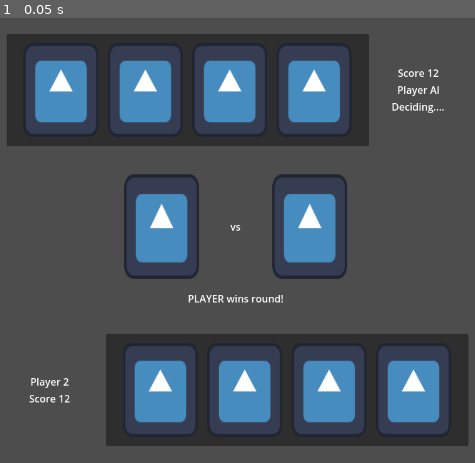
Above: before the commit, frame 1.
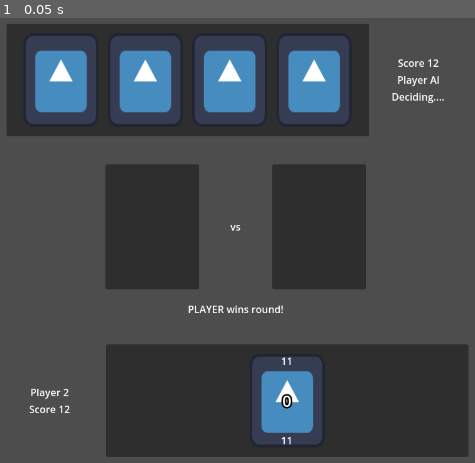
Above: after the commit, the same moment.

Repository: angrychill/TBP-projekt-karte
Game: Godot game, scene res://objects/ui/ui_play_session.tscn
The game is run twice, just before and just after one commit, with the same random seed, the same clock (stepped at 60 frames per second) and the same inputs. The project has no main scene, so this scene is started directly. The engine's default icon, where the game draws it, is replaced by a stand-in: a white triangle on a blue panel in a dark square.
Inputs:
- Up to frame 1 (0.05 s): no input

The runs differ from the first frame. In frame 1, 35% of the frame differs, in the area x 1-99%, y 1-99%.

Commit message:
card ui stuff, will refactor to simpler buttons

Diff:
--- /dev/null
+++ b/GodotInterface/objects/card_object/card_panel.gd
@@ -0,0 +1,46 @@
+extends PanelContainer
+class_name CardPanel
+
+var card_preview : PackedScene = preload("res://objects/card_object/card_panel_preview.tscn")
+
+@export var card_data : CardData
+@export var label_up : Label
+@export var label_down : Label
+@export var label_mid : Label
+
+#func _init(data : CardData) -> void:
+	#card_data = data
+
+func _ready() -> void:
+	pass
+
+	label_down.text = str(card_data.value)
+	label_up.text = str(card_data.value)
+	label_mid.text = str(card_data.suit)
+
+func _get_drag_data(at_position: Vector2) -> Variant:
+	print("dragging!")
+	var drag_data = card_data
+	var origin_node = self
+	generate_drag_preview(drag_data)
+	return [drag_data, origin_node]
+
+#func _can_drop_data(at_position: Vector2, data: Variant) -> bool:
+	## if position isnt a dragreceiver container, return the card back
+	#print("i can receive drop data")
+	#return true
+#
+#func _drop_data(at_position: Vector2, data: Variant) -> void:
+	#print("data")
+	#pass
+
+func generate_drag_preview(preview_data : CardData):
+	var preview_panel : CardPanelPreview = card_preview.instantiate()
+	preview_panel.card_data = preview_data
+	preview_panel.global_position = get_global_mouse_position()
+	preview_panel.drag_completed.connect(_on_preview_drag_completion)
+	get_tree().current_scene.add_child(preview_panel)
+	pass
+
+func _on_preview_drag_completion(data):
+	print("drag completed x2")
--- /dev/null
+++ b/GodotInterface/objects/card_object/card_panel.tscn
@@ -0,0 +1,43 @@
+[gd_scene load_steps=6 format=3 uid="uid://b3goxqh13dwrf"]
+
+[ext_resource type="Texture2D" uid="uid://dukqpxjrbncdo" path="res://icon.svg" id="1_2bllk"]
+[ext_resource type="Script" uid="uid://5qomplpqa2hm" path="res://objects/card_object/card_panel.gd" id="2_p34pj"]
+[ext_resource type="Script" uid="uid://rihcpdex6w7q" path="res://data_classes/card_data.gd" id="3_14m6w"]
+
+[sub_resource type="StyleBoxTexture" id="StyleBoxTexture_2segm"]
+texture = ExtResource("1_2bllk")
+
+[sub_resource type="Resource" id="Resource_epu6v"]
+script = ExtResource("3_14m6w")
+suit = 0
+value = 11
+metadata/_custom_type_script = ExtResource("3_14m6w")
+
+[node name="PanelContainer" type="PanelContainer" node_paths=PackedStringArray("label_up", "label_down", "label_mid")]
+custom_minimum_size = Vector2(120, 150)
+theme_override_styles/panel = SubResource("StyleBoxTexture_2segm")
+script = ExtResource("2_p34pj")
+card_data = SubResource("Resource_epu6v")
+label_up = NodePath("Label")
+label_down = NodePath("Label2")
+label_mid = NodePath("Label3")
+
+[node name="Label" type="Label" parent="."]
+layout_mode = 2
+size_flags_horizontal = 4
+size_flags_vertical = 0
+text = "2"
+
+[node name="Label3" type="Label" parent="."]
+layout_mode = 2
+size_flags_horizontal = 4
+theme_override_colors/font_color = Color(1, 1, 1, 1)
+theme_override_constants/outline_size = 10
+theme_override_font_sizes/font_size = 26
+text = "HEARTS"
+
+[node name="Label2" type="Label" parent="."]
+layout_mode = 2
+size_flags_horizontal = 4
+size_flags_vertical = 8
+text = "2"
--- /dev/null
+++ b/GodotInterface/objects/card_object/card_panel_preview.gd
@@ -0,0 +1,43 @@
+extends PanelContainer
+class_name CardPanelPreview
+
+signal drag_completed(data : CardPanelPreview, success : bool)
+
+@export var card_data : CardData
+@export var label_up : Label
+@export var label_down : Label
+@export var label_mid : Label
+
+var tween : Tween
+
+#func _init(data : CardData) -> void:
+	#card_data = data
+
+func _ready() -> void:
+	pass
+
+	label_down.text = str(card_data.value)
+	label_up.text = str(card_data.value)
+	label_mid.text = str(card_data.suit)
+
+func _input(event: InputEvent) -> void:
+	if event.is_action_released("click"):
+		self.queue_free()
+
+func _process(delta: float) -> void:
+	var mouse_pos : Vector2 = get_global_mouse_position()
+	var minsize : Vector2 = get_combined_minimum_size()
+	var offset : Vector2 = Vector2(minsize.x/2, minsize.y/2)
+
+	if tween:
+		tween.kill()
+	tween = create_tween()
+	#tween.set_ease(Tween.EASE_IN)
+	#tween.set_trans(Tween.TRANS_ELASTIC)
+	tween.tween_property(self, "global_position", mouse_pos, 0.2).set_ease(Tween.EASE_OUT).set_trans(Tween.TRANS_SPRING)
+
+	pass
+
+func _exit_tree() -> void:
+	print("drag completed!")
+	drag_completed.emit(self)
--- /dev/null
+++ b/GodotInterface/objects/card_object/card_panel_preview.tscn
@@ -0,0 +1,43 @@
+[gd_scene load_steps=6 format=3 uid="uid://b7esbjb4pik5k"]
+
+[ext_resource type="Texture2D" uid="uid://dukqpxjrbncdo" path="res://icon.svg" id="1_1qrct"]
+[ext_resource type="Script" uid="uid://kwl40abui1k7" path="res://objects/card_object/card_panel_preview.gd" id="2_vqay0"]
+[ext_resource type="Script" uid="uid://rihcpdex6w7q" path="res://data_classes/card_data.gd" id="3_563dl"]
+
+[sub_resource type="StyleBoxTexture" id="StyleBoxTexture_2segm"]
+texture = ExtResource("1_1qrct")
+
+[sub_resource type="Resource" id="Resource_1qrct"]
+script = ExtResource("3_563dl")
+suit = 0
+value = 8
+metadata/_custom_type_script = ExtResource("3_563dl")
+
+[node name="PanelContainer" type="PanelContainer" node_paths=PackedStringArray("label_up", "label_down", "label_mid")]
+custom_minimum_size = Vector2(120, 150)
+theme_override_styles/panel = SubResource("StyleBoxTexture_2segm")
+script = ExtResource("2_vqay0")
+card_data = SubResource("Resource_1qrct")
+label_up = NodePath("Label")
+label_down = NodePath("Label2")
+label_mid = NodePath("Label3")
+
+[node name="Label" type="Label" parent="."]
+layout_mode = 2
+size_flags_horizontal = 4
+size_flags_vertical = 0
+text = "2"
+
+[node name="Label3" type="Label" parent="."]
+layout_mode = 2
+size_flags_horizontal = 4
+theme_override_colors/font_color = Color(1, 1, 1, 1)
+theme_override_constants/outline_size = 10
+theme_override_font_sizes/font_size = 26
+text = "HEARTS"
+
+[node name="Label2" type="Label" parent="."]
+layout_mode = 2
+size_flags_horizontal = 4
+size_flags_vertical = 8
+text = "2"
--- /dev/null
+++ b/GodotInterface/objects/card_receiver_panel/card_receiver.gd
@@ -0,0 +1,46 @@
+extends PanelContainer
+class_name CardReceiver
+
+@export var capacity : int = 1
+@export var capacity_parent : Node
+
+@export var can_receive : bool = true
+
+@export var card_holding = null
+
+const CARD_PANEL = preload("res://objects/card_object/card_panel.tscn")
+
+func _can_drop_data(at_position: Vector2, data: Variant) -> bool:
+	if can_receive:
+		print(data)
+		return true
+	else:
+		print("i cant receive")
+		return false
+
+func _drop_data(at_position: Vector2, data: Variant) -> void:
+	print("received drop data ", data)
+	add_card_to_self(data)
+	if capacity_parent.get_child_count() >= capacity:
+		can_receive = false
+		print("cant receive!")
+	else:
+		can_receive = true
+		print("can receive!")
+
+func _get_drag_data(at_position: Vector2) -> Variant:
+	print("dragging!")
+	if card_holding != null:
+		var drag_data = card_holding
+		return drag_data
+	else:
+		return null
+
+func add_card_to_self(data):
+	var card_data = data[0]
+	var origin_node = data[1]
+	var card : CardPanel = CARD_PANEL.instantiate()
+	card.card_data = card_data
+	capacity_parent.add_child(card)
+	card_holding = card
+	origin_node.queue_free()
--- /dev/null
+++ b/GodotInterface/objects/card_receiver_panel/card_receiver.tscn
@@ -0,0 +1,7 @@
+[gd_scene load_steps=2 format=3 uid="uid://dx0u6wfskqndc"]
+
+[ext_resource type="Script" uid="uid://bprvk57sim5d2" path="res://objects/card_receiver_panel/card_receiver.gd" id="1_po2yx"]
+
+[node name="CardReceiver" type="PanelContainer"]
+custom_minimum_size = Vector2(120, 0)
+script = ExtResource("1_po2yx")
--- a/GodotInterface/objects/ui/ui_play_session.tscn
+++ b/GodotInterface/objects/ui/ui_play_session.tscn
@@ -1,6 +1,9 @@
-[gd_scene load_steps=3 format=3 uid="uid://bob34351lxgys"]
+[gd_scene load_steps=6 format=3 uid="uid://bob34351lxgys"]
 
 [ext_resource type="Texture2D" uid="uid://dukqpxjrbncdo" path="res://icon.svg" id="1_xg4e8"]
+[ext_resource type="PackedScene" uid="uid://b3goxqh13dwrf" path="res://objects/card_object/card_panel.tscn" id="2_2segm"]
+[ext_resource type="PackedScene" uid="uid://dx0u6wfskqndc" path="res://objects/card_receiver_panel/card_receiver.tscn" id="2_7m7s4"]
+[ext_resource type="Script" uid="uid://bprvk57sim5d2" path="res://objects/card_receiver_panel/card_receiver.gd" id="3_v8m4q"]
 
 [sub_resource type="StyleBoxTexture" id="StyleBoxTexture_2segm"]
 texture = ExtResource("1_xg4e8")
@@ -114,19 +117,19 @@
 size_flags_vertical = 3
 theme_override_constants/separation = 50
 
-[node name="PanelContainer5" type="PanelContainer" parent="MarginContainer/VBoxContainer/CardComparison/HBoxContainer"]
-custom_minimum_size = Vector2(120, 0)
+[node name="CardReceiver" parent="MarginContainer/VBoxContainer/CardComparison/HBoxContainer" node_paths=PackedStringArray("capacity_parent") instance=ExtResource("2_7m7s4")]
+custom_minimum_size = Vector2(150, 200)
 layout_mode = 2
-theme_override_styles/panel = SubResource("StyleBoxTexture_2segm")
+capacity_parent = NodePath(".")
 
 [node name="Label" type="Label" parent="MarginContainer/VBoxContainer/CardComparison/HBoxContainer"]
 layout_mode = 2
 text = "vs"
 
-[node name="PanelContainer6" type="PanelContainer" parent="MarginContainer/VBoxContainer/CardComparison/HBoxContainer"]
-custom_minimum_size = Vector2(120, 0)
+[node name="CardReceiver2" parent="MarginContainer/VBoxContainer/CardComparison/HBoxContainer" node_paths=PackedStringArray("capacity_parent") instance=ExtResource("2_7m7s4")]
+custom_minimum_size = Vector2(150, 200)
 layout_mode = 2
-theme_override_styles/panel = SubResource("StyleBoxTexture_2segm")
+capacity_parent = NodePath(".")
 
 [node name="Label2" type="Label" parent="MarginContainer/VBoxContainer/CardComparison"]
 layout_mode = 2
@@ -167,9 +170,13 @@
 theme_override_constants/margin_top = 15
 theme_override_constants/margin_bottom = 15
 
-[node name="PPlayerCardsPanel" type="PanelContainer" parent="MarginContainer/VBoxContainer/PlayingPlayer/MarginContainer"]
+[node name="PPlayerCardsPanel" type="PanelContainer" parent="MarginContainer/VBoxContainer/PlayingPlayer/MarginContainer" node_paths=PackedStringArray("capacity_parent")]
 custom_minimum_size = Vector2(580, 0)
 layout_mode = 2
+script = ExtResource("3_v8m4q")
+capacity = 4
+capacity_parent = NodePath("MarginContainer/Player2Cards")
+metadata/_custom_type_script = ExtResource("3_v8m4q")
 
 [node name="MarginContainer" type="MarginContainer" parent="MarginContainer/VBoxContainer/PlayingPlayer/MarginContainer/PPlayerCardsPanel"]
 layout_mode = 2
@@ -184,22 +191,5 @@
 theme_override_constants/separation = 15
 alignment = 1
 
-[node name="PanelContainer" type="PanelContainer" parent="MarginContainer/VBoxContainer/PlayingPlayer/MarginContainer/PPlayerCardsPanel/MarginContainer/Player2Cards"]
-custom_minimum_size = Vector2(120, 0)
+[node name="PanelContainer" parent="MarginContainer/VBoxContainer/PlayingPlayer/MarginContainer/PPlayerCardsPanel/MarginContainer/Player2Cards" instance=ExtResource("2_2segm")]
 layout_mode = 2
-theme_override_styles/panel = SubResource("StyleBoxTexture_2segm")
-
-[node name="PanelContainer2" type="PanelContainer" parent="MarginContainer/VBoxContainer/PlayingPlayer/MarginContainer/PPlayerCardsPanel/MarginContainer/Player2Cards"]
-custom_minimum_size = Vector2(120, 0)
-layout_mode = 2
-theme_override_styles/panel = SubResource("StyleBoxTexture_2segm")
-
-[node name="PanelContainer3" type="PanelContainer" parent="MarginContainer/VBoxContainer/PlayingPlayer/MarginContainer/PPlayerCardsPanel/MarginContainer/Player2Cards"]
-custom_minimum_size = Vector2(120, 0)
-layout_mode = 2
-theme_override_styles/panel = SubResource("StyleBoxTexture_2segm")
-
-[node name="PanelContainer4" type="PanelContainer" parent="MarginContainer/VBoxContainer/PlayingPlayer/MarginContainer/PPlayerCardsPanel/MarginContainer/Player2Cards"]
-custom_minimum_size = Vector2(120, 0)
-layout_mode = 2
-theme_override_styles/panel = SubResource("StyleBoxTexture_2segm")
--- a/GodotInterface/project.godot
+++ b/GodotInterface/project.godot
@@ -19,6 +19,14 @@
 window/size/viewport_width=1280
 window/size/viewport_height=720
 
+[input]
+
+click={
+"deadzone": 0.2,
+"events": [Object(InputEventMouseButton,"resource_local_to_scene":false,"resource_name":"","device":-1,"window_id":0,"alt_pressed":false,"shift_pressed":false,"ctrl_pressed":false,"meta_pressed":false,"button_mask":0,"position":Vector2(0, 0),"global_position":Vector2(0, 0),"factor":1.0,"button_index":1,"canceled":false,"pressed":false,"double_click":false,"script":null)
+]
+}
+
 [rendering]
 
 renderer/rendering_method="gl_compatibility"
Not shown, added: GodotInterface/objects/card_object/card_panel.gd.uid
Not shown, added: GodotInterface/objects/card_object/card_panel_preview.gd.uid
Not shown, added: GodotInterface/objects/card_receiver_panel/card_receiver.gd.uid
